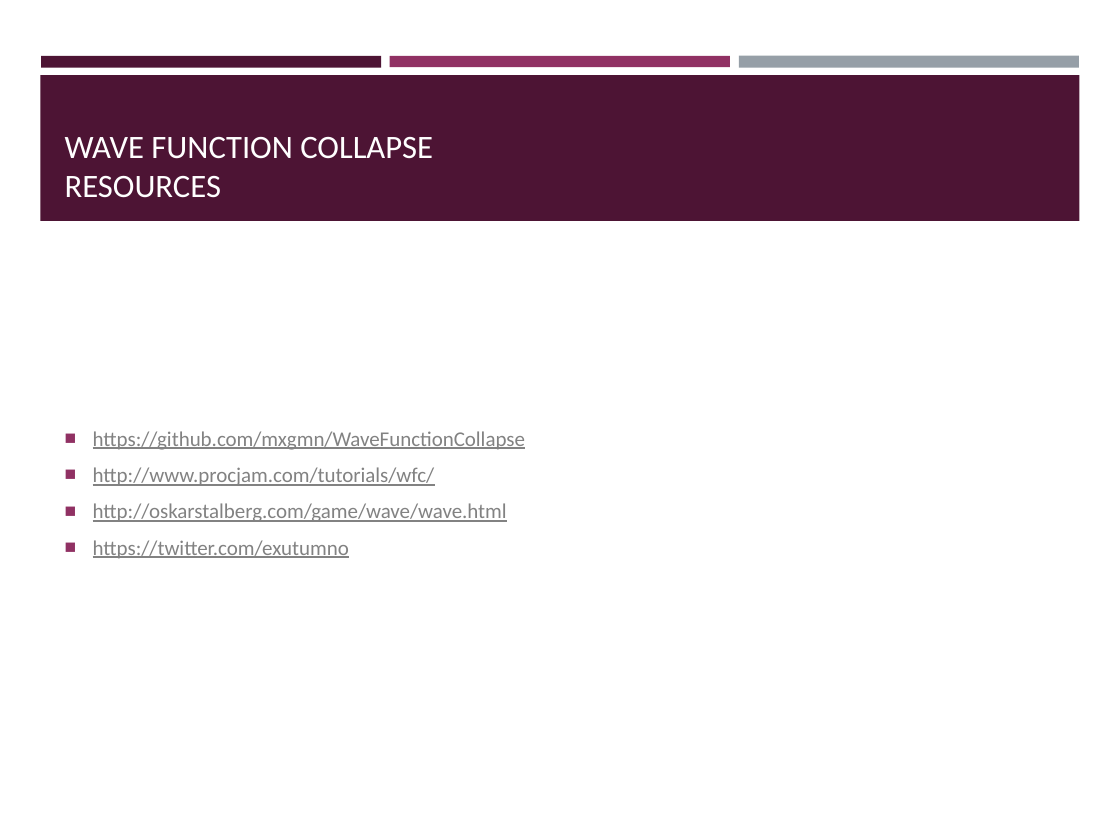
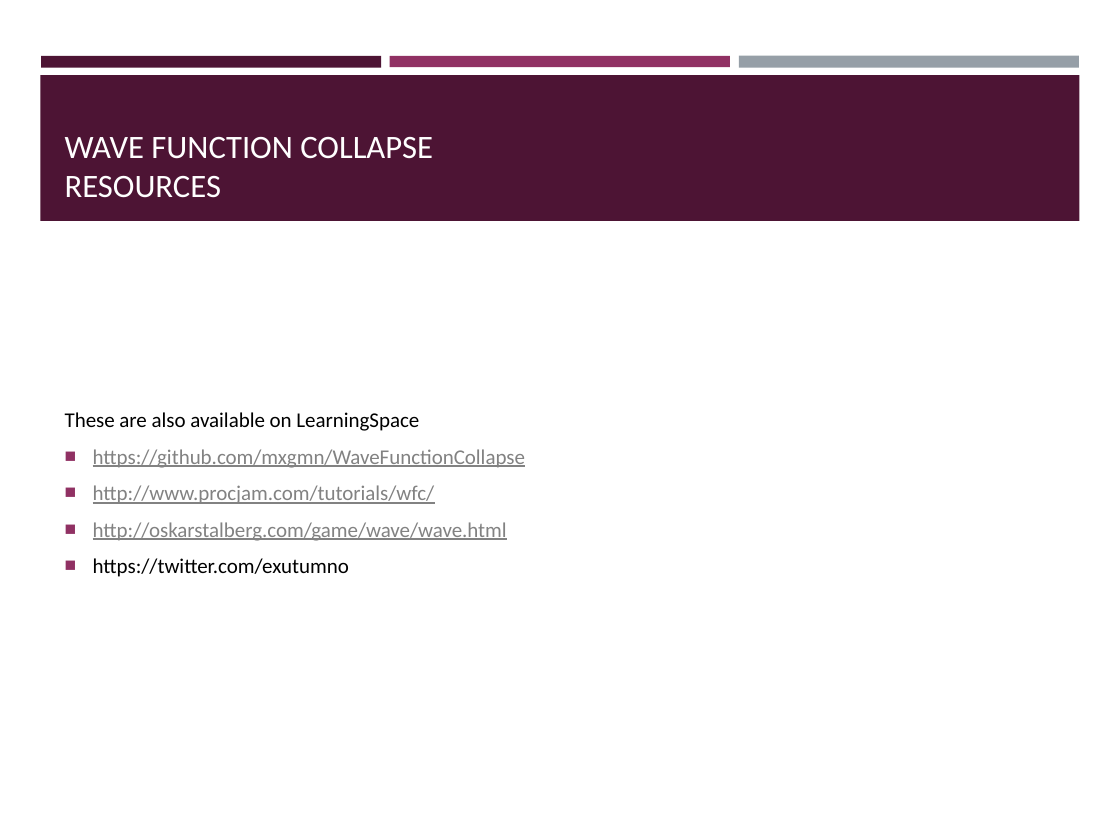
Before and after one commit to Falmouth-Games-Academy/m-course-materials, a slide deck: slide 17 of COMP702/09/2020-21-COMP702-09-lecture-materials.pptx. Drawn at 1120x840 pixels with LibreOffice and Linux fonts; fonts in the diff are those of the drawing. Boxes give left, top, right and bottom in pixels: in the first picture for what was removed or moved away, otherwise in the second. Text is boxed around its words. In the diff, an @@ line names an element or a change of style, - is before the commit and + after.

```diff
--- a/COMP702/09/2020-21-COMP702-09-lecture-materials.pptx
+++ b/COMP702/09/2020-21-COMP702-09-lecture-materials.pptx
@@ text at [65, 412, 419, 431]: paragraph added @@
+These are also available on LearningSpace
@@ text at [93, 558, 349, 577]: text colour #828282 to #000000, underline off in "https://twitter.com/exutumno" @@
```
Also in this commit, not shown: 18 other files.
